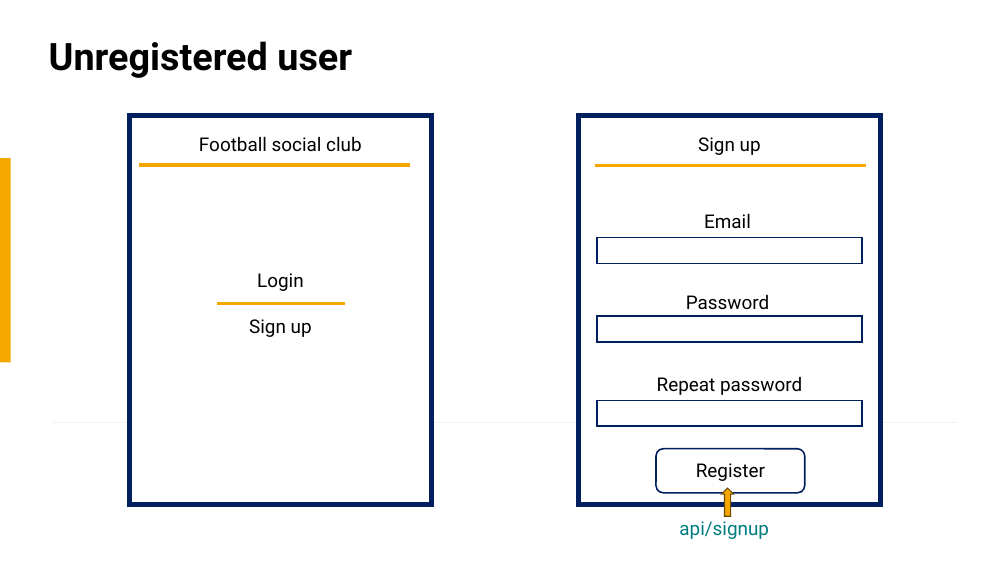
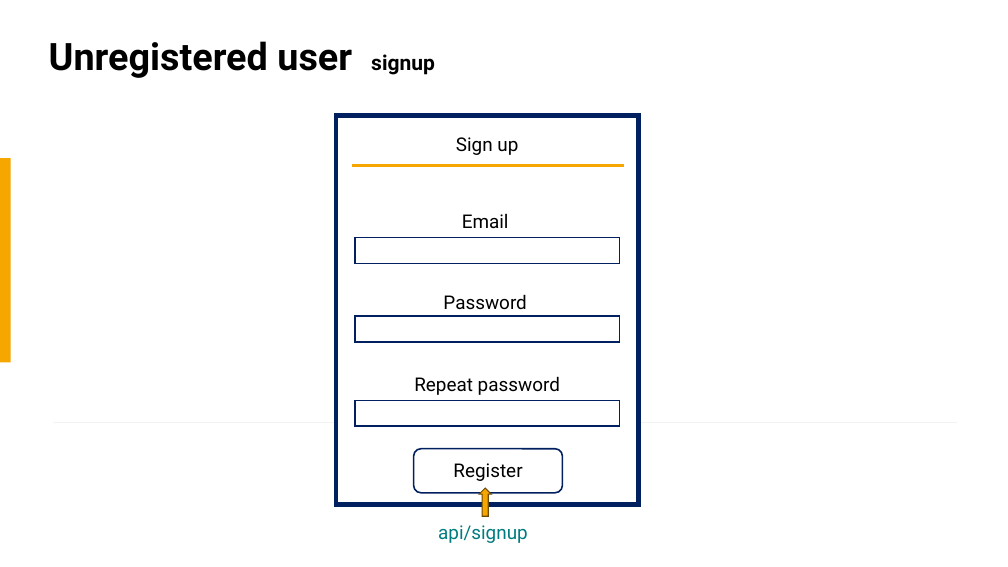
Before and after one commit to EnomisLP/Football, a slide deck: slide 11 of Large scale database mock-ups.pptx (slide 3 before the commit). Drawn at 1008x567 pixels with LibreOffice and Linux fonts; fonts in the diff are those of the drawing. Boxes give left, top, right and bottom in pixels: in the first picture for what was removed or moved away, otherwise in the second. Text is boxed around its words. In the diff, an @@ line names an element or a change of style, - is before the commit and + after.

```diff
--- a/Large scale database mock-ups.pptx
+++ b/Large scale database mock-ups.pptx
@@ title at (49, 41, 435, 78): text changed @@
-Unregistered user
+Unregistered user signup
@@ rectangle removed at (129, 116, 432, 505) @@
@@ text removed at (199, 136, 361, 152) @@
-Football social club
@@ line removed from (139, 165) to (411, 165) @@
@@ line moved from (595, 166) - (867, 166) to (352, 166) - (624, 166) @@
@@ text removed at (249, 273, 312, 337) @@
-Login
-Sign up
@@ line removed from (217, 303) to (346, 303) @@
@@ 5 texts, 4 rectangles, 1 down arrow, 1 rounded rectangle: place and size @@
-5 texts, 4 rectangles, 1 down arrow, 1 rounded rectangle at (578, 116, 881, 516)
+5 texts, 4 rectangles, 1 down arrow, 1 rounded rectangle at (336, 116, 638, 516)
@@ text "api/signup": place and size @@
-text "api/signup" at (679, 521, 769, 539)
+text "api/signup" at (438, 525, 528, 543)
```
Also in this commit, not shown: 19 other slides changed, 10 slides added, 4 other files.
